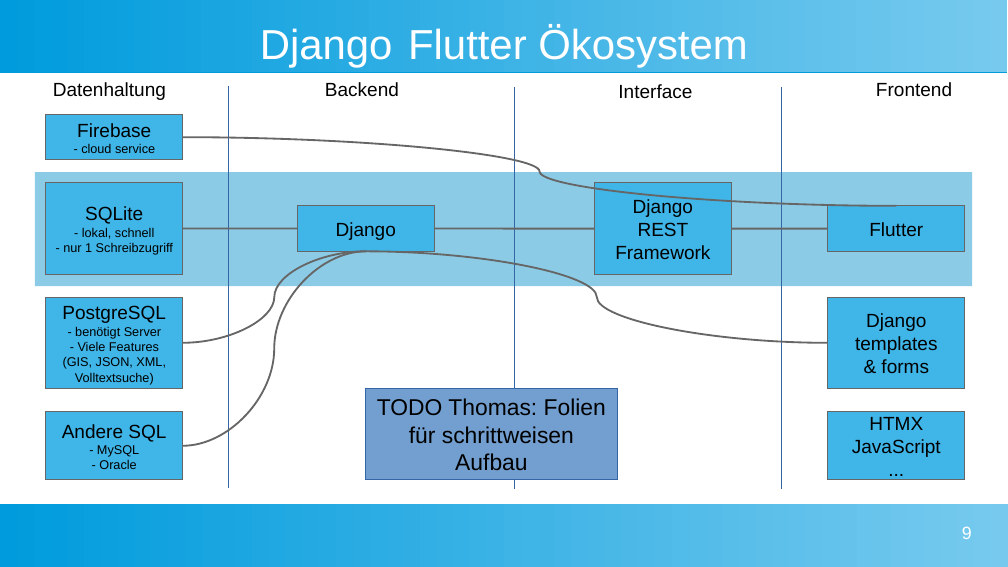
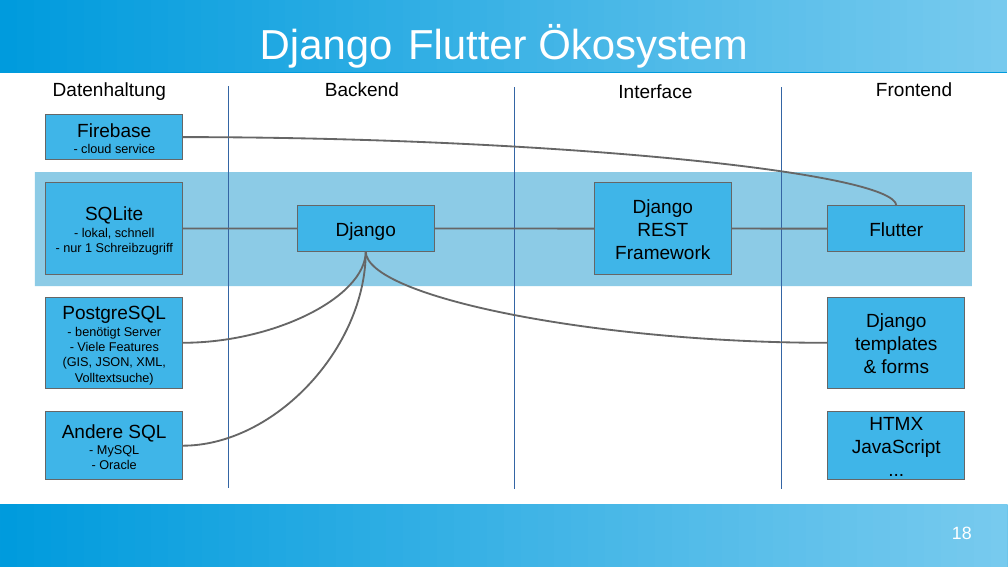
Before and after one commit to pygraz/django-flutter-example, a slide deck: slide 18 of enterPy Django meets Flutter.pptx (slide 9 before the commit). Drawn at 1008x567 pixels with LibreOffice and Linux fonts; fonts in the diff are those of the drawing; background and template pictures are left out. Boxes give left, top, right and bottom in pixels: in the first picture for what was removed or moved away, otherwise in the second. Text is boxed around its words. In the diff, an @@ line names an element or a change of style, - is before the commit and + after.

```diff
--- a/enterPy Django meets Flutter.pptx
+++ b/enterPy Django meets Flutter.pptx
@@ curved line (183, 137) - (896, 206): route changed @@
@@ curved line (183, 343) - (366, 252): route changed @@
@@ curved line (366, 252) - (183, 446): route changed @@
@@ curved line (366, 252) - (828, 343): route changed @@
@@ rectangle removed at <box>366,389,617,480</box> @@
-TODO Thomas: Folien für schrittweisen Aufbau
@@ page number at <box>952,526,972,539</box>: text changed @@
-9
+18
```
Also in this commit, not shown: 18 other slides changed, 17 slides added, 3 slides removed.
